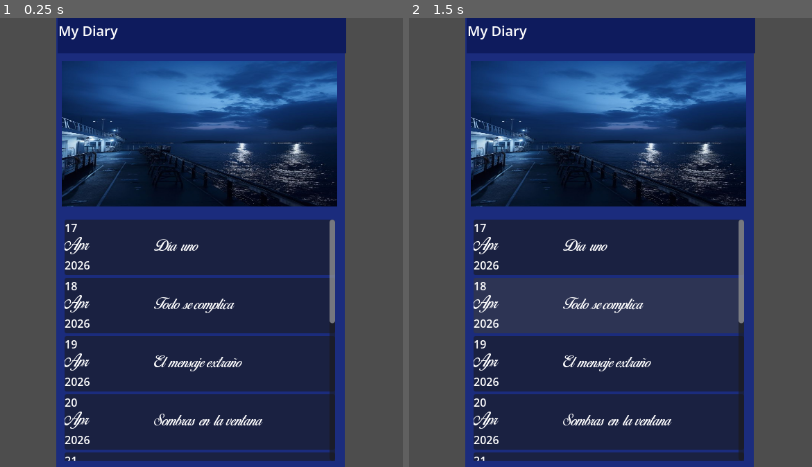
Above: before the commit, frames 1-2 (left to right).
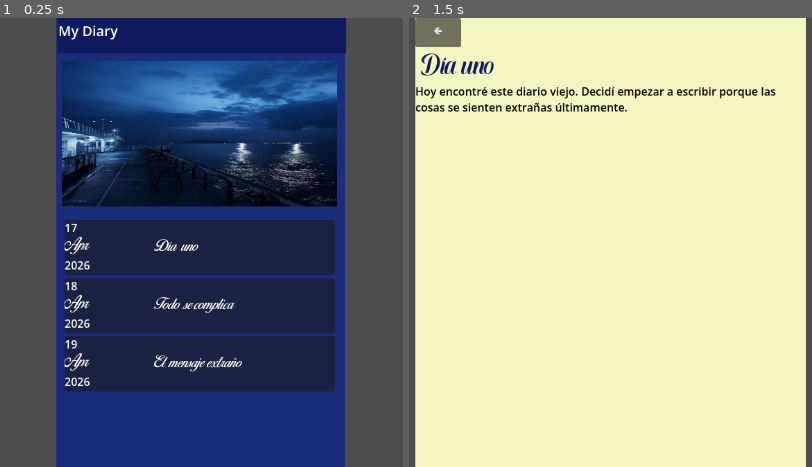
Above: after the commit, the same moments.

Repository: mspedraza09/What_happened_to_Alex-_
Game: Godot game, scene res://game/scenes/apps_2/AppDiary/AppDiary.tscn
Same seed, same stepped clock (60 frames per second), same inputs: the game is played once before the commit and once after it. The project has no main scene, so this scene is started directly.
Inputs (mouse positions are in pixels of both pictures, inside the frame that each line leads up to):
- Up to frame 1 (0.25 s): no input
- Up to frame 2 (1.5 s): click (610, 246) at 0.5 s; click (610, 305) at 1.27 s

The runs differ from the first frame. In frame 1, 10% of the frame differs, in the area x 15-84%, y 44-99%; in frame 2, 97%, in the area x 1-99%, y 0-100%.

Commit message:
Actualización de AppFiles y se terminó AppDiary

Diff:
--- a/what-happened-to-alex--/game/scenes/apps_2/AppArchivos/FilesApp.tscn
+++ b/what-happened-to-alex--/game/scenes/apps_2/AppArchivos/FilesApp.tscn
@@ -1,6 +1,7 @@
 [gd_scene format=3 uid="uid://br6svnwoijnnq"]
 
 [ext_resource type="Script" uid="uid://dxw33tq0baqxs" path="res://game/scenes/apps_2/AppArchivos/files_app.gd" id="1_jp6pc"]
+[ext_resource type="FontFile" uid="uid://boah3hdghiemp" path="res://game/assets/OPTITimes-Roman.otf" id="2_sqedx"]
 
 [node name="FilesApp" type="Control" unique_id=1531858643]
 layout_mode = 3
@@ -54,15 +55,30 @@
 layout_mode = 2
 
 [node name="FileContent" type="Control" parent="MainContainer" unique_id=781724633]
-visible = false
 layout_mode = 2
 
-[node name="TextDisplay" type="RichTextLabel" parent="MainContainer/FileContent" unique_id=832147337]
+[node name="DocScroll" type="ScrollContainer" parent="MainContainer/FileContent" unique_id=1787863279]
+layout_mode = 0
+offset_right = 362.0
+offset_bottom = 520.0
+
+[node name="VBoxContainer" type="VBoxContainer" parent="MainContainer/FileContent/DocScroll" unique_id=461224036]
+layout_mode = 2
+size_flags_horizontal = 3
+
+[node name="TitleDisplay" type="Label" parent="MainContainer/FileContent/DocScroll/VBoxContainer" unique_id=567240840]
+layout_mode = 2
+size_flags_horizontal = 4
+theme_override_colors/font_color = Color(0, 0, 0, 1)
+theme_override_fonts/font = ExtResource("2_sqedx")
+theme_override_font_sizes/font_size = 20
+text = "Marúa"
+horizontal_alignment = 1
+
+[node name="TextDisplay" type="RichTextLabel" parent="MainContainer/FileContent/DocScroll/VBoxContainer" unique_id=832147337]
 modulate = Color(0, 0, 0, 1)
-layout_mode = 0
-offset_left = 3.0
-offset_top = 46.0
-offset_right = 364.0
-offset_bottom = 118.0
+custom_minimum_size = Vector2(0, 350)
+layout_mode = 2
+size_flags_vertical = 3
 
 [connection signal="pressed" from="TopBar/BtnBack" to="." method="_on_btn_back_pressed"]
--- a/what-happened-to-alex--/game/scenes/apps_2/AppArchivos/files_app.gd
+++ b/what-happened-to-alex--/game/scenes/apps_2/AppArchivos/files_app.gd
@@ -4,11 +4,13 @@
 var lista_archivos = [
 	{
 		"nombre": "nota_recreo.txt",
+		"titulo_doc": "EL PAPEL DEL CASILLERO", # ¡Nuevo campo!
 		"contenido": "Hoy en el recreo alguien me dejó un papel raro en el casillero...",
-		"fecha":"10/05/2026"
+		"fecha": "10/05/2026"
 	},
 	{
 		"nombre": "lista_pendientes.txt",
+		"titulo_doc": "COSAS POR HACER ESTA SEMANA", # ¡Nuevo campo!
 		"contenido": "- Estudiar para el examen de algoritmos\n- Hablar con mamá sobre el grupo de chat",
 		"fecha": "12/05/2026"
 	}
@@ -17,9 +19,11 @@
 @onready var v_box_archivos = $MainContainer/ListLayout/VBoxArchivos
 @onready var list_layout = $MainContainer/ListLayout
 @onready var file_content = $MainContainer/FileContent
-@onready var text_display = $MainContainer/FileContent/TextDisplay
+
+# ¡Atención aquí! Actualizamos las rutas porque metimos un VBoxContainer
+@onready var title_display = $MainContainer/FileContent/DocScroll/VBoxContainer/TitleDisplay
+@onready var text_display = $MainContainer/FileContent/DocScroll/VBoxContainer/TextDisplay
 @onready var btn_back = $TopBar/BtnBack
-
 
 # Called when the node enters the scene tree for the first time.
 func _ready() -> void:
@@ -50,6 +54,7 @@
 	list_layout.hide()
 	file_content.show()
 	btn_back.show()
+	title_display.text = datos["titulo_doc"]
 	text_display.text = datos["contenido"]
 
 
--- a/what-happened-to-alex--/game/scenes/apps_2/AppDiary/AppDiary.tscn
+++ b/what-happened-to-alex--/game/scenes/apps_2/AppDiary/AppDiary.tscn
@@ -2,6 +2,7 @@
 
 [ext_resource type="Script" uid="uid://dmsv4aep8l8lj" path="res://game/scenes/apps_2/AppDiary/app_diary.gd" id="1_5r6tj"]
 [ext_resource type="Texture2D" uid="uid://dscn0405gr8ax" path="res://game/assets/paisaje azul.jpeg" id="1_wga3q"]
+[ext_resource type="FontFile" uid="uid://bta1g2kpuapwc" path="res://game/assets/Sephora & Hayden.ttf" id="3_1lp25"]
 
 [node name="AppDiary" type="Control" unique_id=954544574]
 layout_mode = 3
@@ -57,3 +58,46 @@
 
 [node name="VBoxContainer" type="VBoxContainer" parent="ScrollContainer" unique_id=1467250945]
 layout_mode = 2
+
+[node name="ReadingPage" type="ColorRect" parent="." unique_id=1819057175]
+visible = false
+layout_mode = 1
+anchors_preset = 15
+anchor_right = 1.0
+anchor_bottom = 1.0
+offset_left = 322.0
+offset_right = -267.0
+grow_horizontal = 2
+grow_vertical = 2
+color = Color(0.96, 0.96, 0.7584, 1)
+
+[node name="PageTitle" type="Label" parent="ReadingPage" unique_id=1508037558]
+layout_mode = 0
+offset_left = 7.0
+offset_top = 51.0
+offset_right = 380.0
+offset_bottom = 99.0
+theme_override_colors/font_color = Color(0.05490196, 0.105882354, 0.3647059, 1)
+theme_override_fonts/font = ExtResource("3_1lp25")
+theme_override_font_sizes/font_size = 40
+text = "María "
+
+[node name="PageContent" type="RichTextLabel" parent="ReadingPage" unique_id=404828390]
+layout_mode = 1
+anchors_preset = 15
+anchor_right = 1.0
+anchor_bottom = 1.0
+offset_top = 94.0
+offset_right = 2.0
+offset_bottom = -3.0
+grow_horizontal = 2
+grow_vertical = 2
+theme_override_colors/default_color = Color(0, 0, 0, 1)
+
+[node name="BackButton" type="Button" parent="ReadingPage" unique_id=188334909]
+layout_mode = 0
+offset_right = 66.0
+offset_bottom = 42.0
+text = "🢀"
+
+[connection signal="pressed" from="ReadingPage/BackButton" to="." method="_on_back_button_pressed"]
--- a/what-happened-to-alex--/game/scenes/apps_2/AppDiary/ItemsDiary.tscn
+++ b/what-happened-to-alex--/game/scenes/apps_2/AppDiary/ItemsDiary.tscn
@@ -1,6 +1,7 @@
 [gd_scene format=3 uid="uid://bufv1d10hq1xk"]
 
 [ext_resource type="FontFile" uid="uid://cjphtqokq8l5a" path="res://game/assets/Birds of Paradise © PERSONAL USE ONLY.ttf" id="1_gncvg"]
+[ext_resource type="Script" uid="uid://ch177ef6xbvld" path="res://game/scenes/apps_2/AppDiary/items_diary.gd" id="1_mnmcb"]
 
 [node name="ItemsDiary" type="Button" unique_id=1068774071]
 custom_minimum_size = Vector2(390, 80)
@@ -10,6 +11,7 @@
 offset_bottom = -504.0
 grow_horizontal = 2
 grow_vertical = 2
+script = ExtResource("1_mnmcb")
 
 [node name="HBoxContainer" type="HBoxContainer" parent="." unique_id=1949691596]
 layout_mode = 1
@@ -46,3 +48,5 @@
 theme_override_fonts/font = ExtResource("1_gncvg")
 theme_override_font_sizes/font_size = 20
 text = "Día uno"
+
+[connection signal="pressed" from="." to="." method="_on_click_button_pressed"]
--- a/what-happened-to-alex--/game/scenes/apps_2/AppDiary/app_diary.gd
+++ b/what-happened-to-alex--/game/scenes/apps_2/AppDiary/app_diary.gd
@@ -5,21 +5,29 @@
 # We connect to the VBoxContainer where all items will be stacked
 @onready var list_container = $ScrollContainer/VBoxContainer
 
+# Variables for the reading page
+@onready var reading_page = $ReadingPage
+@onready var page_title = $ReadingPage/PageTitle
+@onready var page_content = $ReadingPage/PageContent
+
 var entries_data = [
-	{"num": "17", "month": "Apr", "year": "2026", "title": "Día uno"},
-	{"num": "18", "month": "Apr", "year": "2026", "title": "Todo se complica"},
-	{"num": "19", "month": "Apr", "year": "2026", "title": "El mensaje extraño"},
-	{"num": "20", "month": "Apr", "year": "2026", "title": "Sombras en la ventana"},
-	{"num": "21", "month": "Apr", "year": "2026", "title": "Ya no confío en nadie"},
-	{"num": "22", "month": "Apr", "year": "2026", "title": "La caja de madera"},
-	{"num": "23", "month": "Apr", "year": "2026", "title": "Un viejo mapa"},
-	{"num": "24", "month": "Apr", "year": "2026", "title": "Siguiendo las pistas"},
-	{"num": "25", "month": "Apr", "year": "2026", "title": "El encuentro en el muelle"},
-	{"num": "26", "month": "Apr", "year": "2026", "title": "La verdad oculta"}
+	{
+		"num": "17", "month": "Apr", "year": "2026", "title": "Día uno",
+		"content": "Hoy encontré este diario viejo. Decidí empezar a escribir porque las cosas se sienten extrañas últimamente."
+	},
+	{
+		"num": "18", "month": "Apr", "year": "2026", "title": "Todo se complica",
+		"content": "Alguien movió mis cosas en la habitación. Estoy seguro de que dejé la llave sobre la mesa, pero apareció en el suelo."
+	},
+	{
+		"num": "19", "month": "Apr", "year": "2026", "title": "El mensaje extraño",
+		"content": "Recibí un texto de un número desconocido. Solo decía: 'No vayas al muelle esta noche'. ¿Cómo sabían que planeaba ir?"
+	}
 ]
 
 # Called when the node enters the scene tree for the first time.
 func _ready() -> void:
+	reading_page.visible = false
 	create_diary_list()
 
 
@@ -28,16 +36,29 @@
 	pass
 
 func create_diary_list():
-	# We use a 'for' loop to go through each entry in our data list
 	for entry in entries_data:
-		# 1. We create a new physical copy (instance) of the item scene
 		var new_item = item_scene.instantiate()
 
-		# 2. We search inside this new item for the specific labels and change their text
+		# Set the texts in the list item
 		new_item.get_node("HBoxContainer/DateContainer/Num").text = entry["num"]
 		new_item.get_node("HBoxContainer/DateContainer/Month").text = entry["month"]
 		new_item.get_node("HBoxContainer/DateContainer/Year").text = entry["year"]
 		new_item.get_node("HBoxContainer/Label").text = entry["title"]
 
-		# 3. We add this configured item into the VBoxContainer so it shows on screen
+		# --- NEW: We pass the data to the item and connect the signal ---
+		new_item.entry_data = entry
+		new_item.item_opened.connect(_on_item_opened)
+
 		list_container.add_child(new_item)
+# This function runs when any diary item is clicked
+func _on_item_opened(data):
+	page_title.text = data["title"]
+	page_content.text = data["content"]
+	# We show the reading overlay
+	reading_page.visible = true
+
+
+
+func _on_back_button_pressed() -> void:
+	# We hide the reading overlay to see the list again
+	reading_page.visible = false
--- /dev/null
+++ b/what-happened-to-alex--/game/scenes/apps_2/AppDiary/items_diary.gd
@@ -0,0 +1,18 @@
+extends Button
+signal item_opened(data)
+
+var entry_data = {}
+
+func _on_click_button_pressed():
+	# When clicked, we send the signal with the data
+	item_opened.emit(entry_data)
+	print("Entró")
+
+# Called when the node enters the scene tree for the first time.
+func _ready() -> void:
+	pass # Replace with function body.
+
+
+# Called every frame. 'delta' is the elapsed time since the previous frame.
+func _process(delta: float) -> void:
+	pass
Binary file added: what-happened-to-alex--/game/assets/OPTITimes-Roman.otf
Not shown, added: what-happened-to-alex--/game/assets/OPTITimes-Roman.otf.import
Binary file added: what-happened-to-alex--/game/assets/Sephora & Hayden.ttf
Not shown, added: what-happened-to-alex--/game/assets/Sephora & Hayden.ttf.import
Not shown, added: what-happened-to-alex--/game/scenes/apps_2/AppDiary/items_diary.gd.uid
